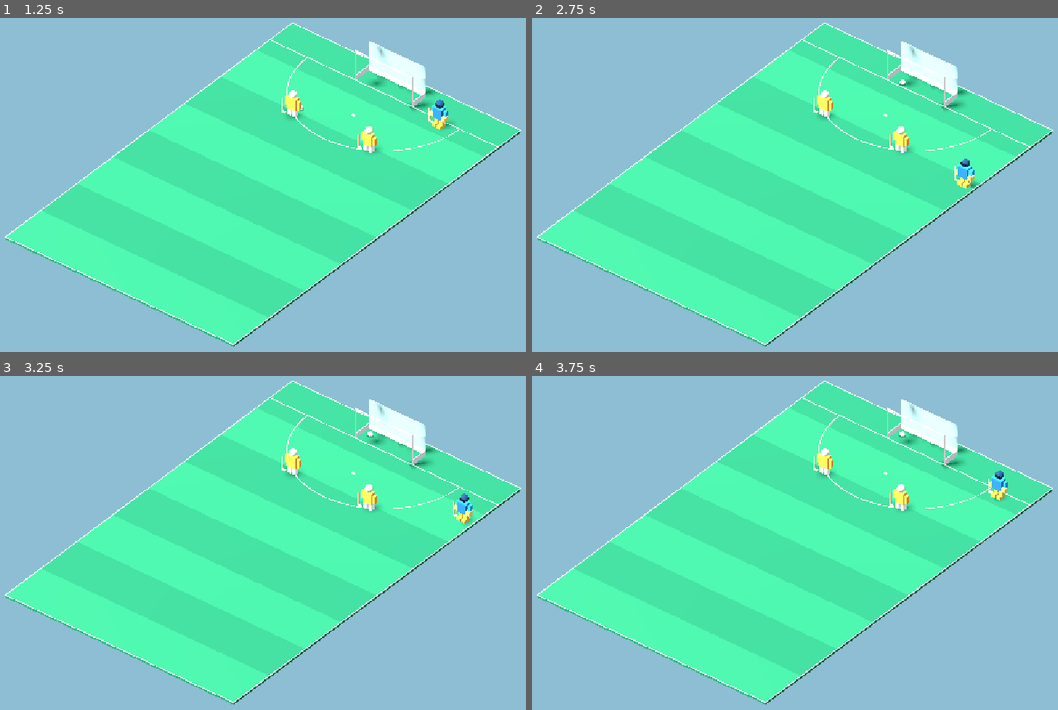
Above: before the commit, frames 1-4 (two rows, left to right).
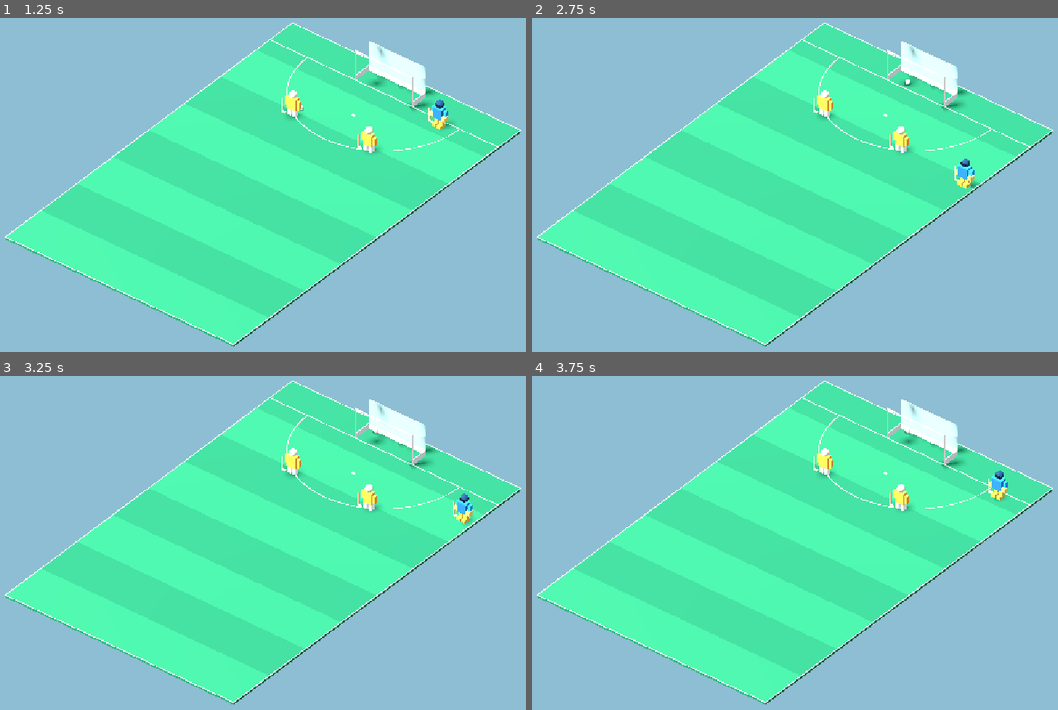
Above: after the commit, the same moments.

Repository: affarf/penalty-corner-challenge-3d
Game: Godot game, scene res://scenes/main_3d.tscn
Same seed, same stepped clock (60 frames per second), same inputs: the game is played once before the commit and once after it.
Inputs:
- Up to frame 1 (1.25 s): tap Enter at 0.5 s; hold D (move_right) from 0.53 s (still down); tap Space at 0.6, 0.77, 1.07 s
- Up to frame 2 (2.75 s): release D (move_right) at 1.28 s; hold S (move_down) 1.28-2.03 s; tap E at 1.35 s; tap Space at 1.52, 1.55, 1.82, 2.3 s; hold D (move_right) from 2.03 s (still down); tap 1 at 2.1 s
- Up to frame 3 (3.25 s): tap Space at 2.75, 3.02, 3.05 s; release D (move_right) at 2.78 s; hold W (move_up) from 2.78 s (still down); tap 2 at 2.85 s
- Up to frame 4 (3.75 s): tap Space at 3.32 s; release W (move_up) at 3.53 s; hold A (move_left) from 3.53 s (still down); tap 3 at 3.6 s

Frame 1 is identical in both runs. In frame 2, less than 0.1% of the frame differs, in the area x 69-73%, y 17-21%; in frame 3, less than 0.1%; in frame 4, less than 0.1%.

Commit message:
Fix shot aiming and Goal detection

Diff:
--- a/scripts/ball/ball_3d.gd
+++ b/scripts/ball/ball_3d.gd
@@ -1,24 +1,28 @@
-
 
 extends Node3D
 class_name PracticeBall3D
+
 signal movement_finished
 
 @export var ball_radius: float = 0.22
 @export var pass_speed: float = 12.0
 @export var shot_speed: float = 20.0
 @export var aerial_height: float = 2.0
+@export var drop_duration: float = 0.35
 
 var ball_mesh: MeshInstance3D
 var shadow_mesh: MeshInstance3D
 
 var moving: bool = false
+var dropping: bool = false
+
 var travel_time: float = 1.0
 var elapsed: float = 0.0
-
 var start_position: Vector3
 var target_position: Vector3
 var arc_height: float = 0.0
+
+var impact_height: float = 0.0
 
 
 func _ready() -> void:
@@ -26,29 +30,82 @@
 
 
 func _process(delta: float) -> void:
-	if not moving:
-		return
+	if moving:
+		process_flight(delta)
+	elif dropping:
+		process_drop(delta)
 
+
+func process_flight(delta: float) -> void:
 	elapsed += delta
-	var t: float = clampf(elapsed / travel_time, 0.0, 1.0)
 
-	# Move across the pitch.
-	var ground_position := start_position.lerp(target_position, t)
-	position = ground_position
+	var t: float = clampf(
+		elapsed / travel_time,
+		0.0,
+		1.0
+	)
 
-	# Aerial shots use a visible arc.
-	var height := sin(t * PI) * arc_height
+	position = start_position.lerp(target_position, t)
+
+	var height: float = 0.0
+
+	if arc_height > 0.0:
+		# Rise and remain airborne until the back of the goal.
+		height = arc_height * (1.0 - pow(1.0 - t, 3.0))
+
 	ball_mesh.position.y = ball_radius + height
 
-	# Shadow stays on the pitch.
-	shadow_mesh.scale = Vector3.ONE * (
-		1.0 - 0.25 * sin(t * PI)
+	# Smaller shadow while airborne.
+	var shadow_factor: float = clampf(
+		1.0 - height * 0.18,
+		0.4,
+		1.0
+	)
+	shadow_mesh.scale = Vector3.ONE * shadow_factor
+
+	if t >= 1.0:
+		moving = false
+
+		if arc_height > 0.0:
+			dropping = true
+			elapsed = 0.0
+			impact_height = height
+			print("BALL HIT BACK OF GOAL!")
+		else:
+			finish_movement()
+
+
+func process_drop(delta: float) -> void:
+	elapsed += delta
+
+	var t: float = clampf(
+		elapsed / maxf(drop_duration, 0.01),
+		0.0,
+		1.0
+	)
+
+	# Drop after impact, without moving horizontally.
+	var height: float = impact_height * (
+		1.0 - t * t
+	)
+
+	ball_mesh.position.y = ball_radius + height
+
+	shadow_mesh.scale = Vector3.ONE * clampf(
+		1.0 - height * 0.18,
+		0.4,
+		1.0
 	)
 
 	if t >= 1.0:
-		moving = false
-		ball_mesh.position.y = ball_radius
-		movement_finished.emit()
+		dropping = false
+		finish_movement()
+
+
+func finish_movement() -> void:
+	ball_mesh.position.y = ball_radius
+	shadow_mesh.scale = Vector3.ONE
+	movement_finished.emit()
 
 
 func move_to(
@@ -69,13 +126,20 @@
 	arc_height = height
 	elapsed = 0.0
 	moving = true
+	dropping = false
 
 
 func reset_ball(destination: Vector3) -> void:
 	moving = false
+	dropping = false
 	elapsed = 0.0
 	arc_height = 0.0
-	position = Vector3(destination.x, 0.0, destination.z)
+
+	position = Vector3(
+		destination.x,
+		0.0,
+		destination.z
+	)
 
 	if ball_mesh != null:
 		ball_mesh.position.y = ball_radius
--- a/scripts/practice_manager.gd
+++ b/scripts/practice_manager.gd
@@ -18,6 +18,7 @@
 @export var goal_z: float = -16.0
 @export var goal_width: float = 6.0
 @export var goal_height: float = 3.0
+@export var goal_depth: float = 1.8
 
 @onready var ball = get_parent().get_node("Ball3D")
 @onready var attacker1: Node3D = get_parent().get_node("Attacker1")
@@ -110,7 +111,7 @@
 	shot_destination = Vector3(
 		get_shot_x(),
 		0.0,
-		goal_z - 1.0
+		goal_z - goal_depth + 0.1
 	)
 
 	shot_arc_height = 0.0
@@ -153,11 +154,12 @@
 		shot_destination.x,
 		t
 	)
-
-	var crossing_height: float = (
-		ball.ball_radius
-		+ sin(t * PI) * shot_arc_height
-	)
+	var crossing_height: float = ball.ball_radius
+
+	if shot_arc_height > 0.0:
+		crossing_height += shot_arc_height * (
+			1.0 - pow(1.0 - t, 3.0)
+		)
 
 	var inside_posts: bool = (
 		absf(crossing_x) + ball.ball_radius
